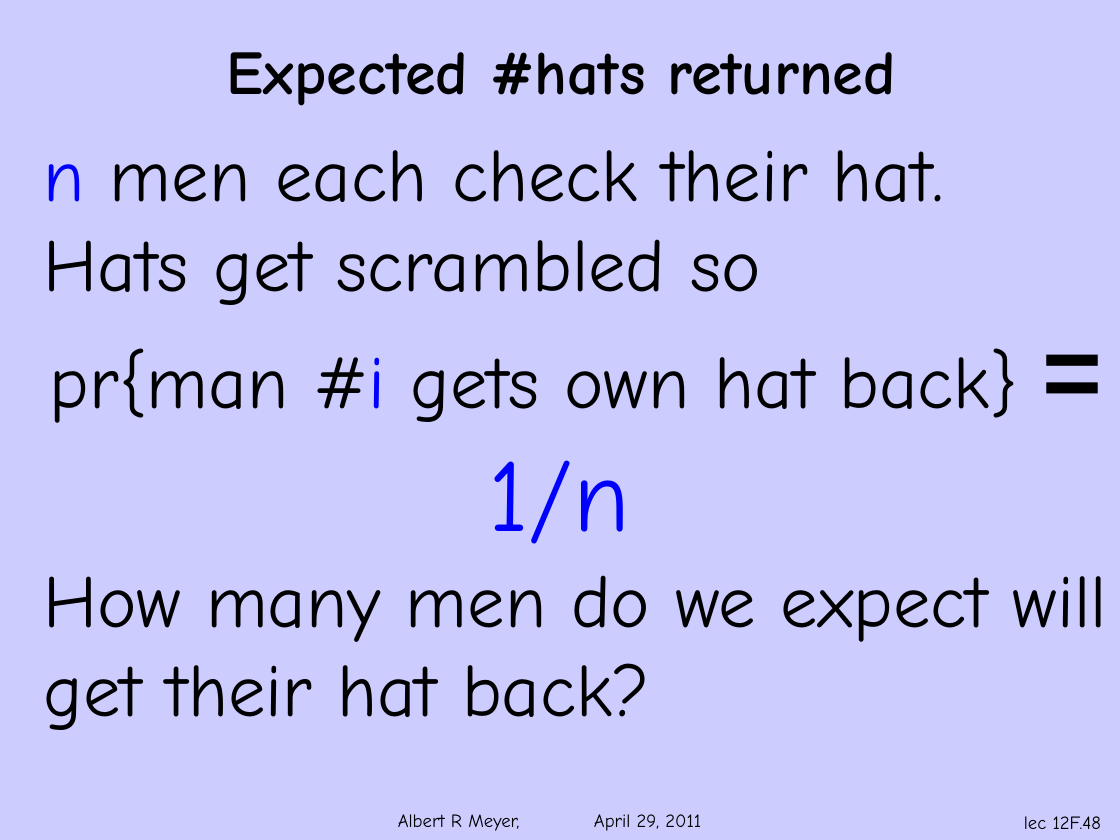
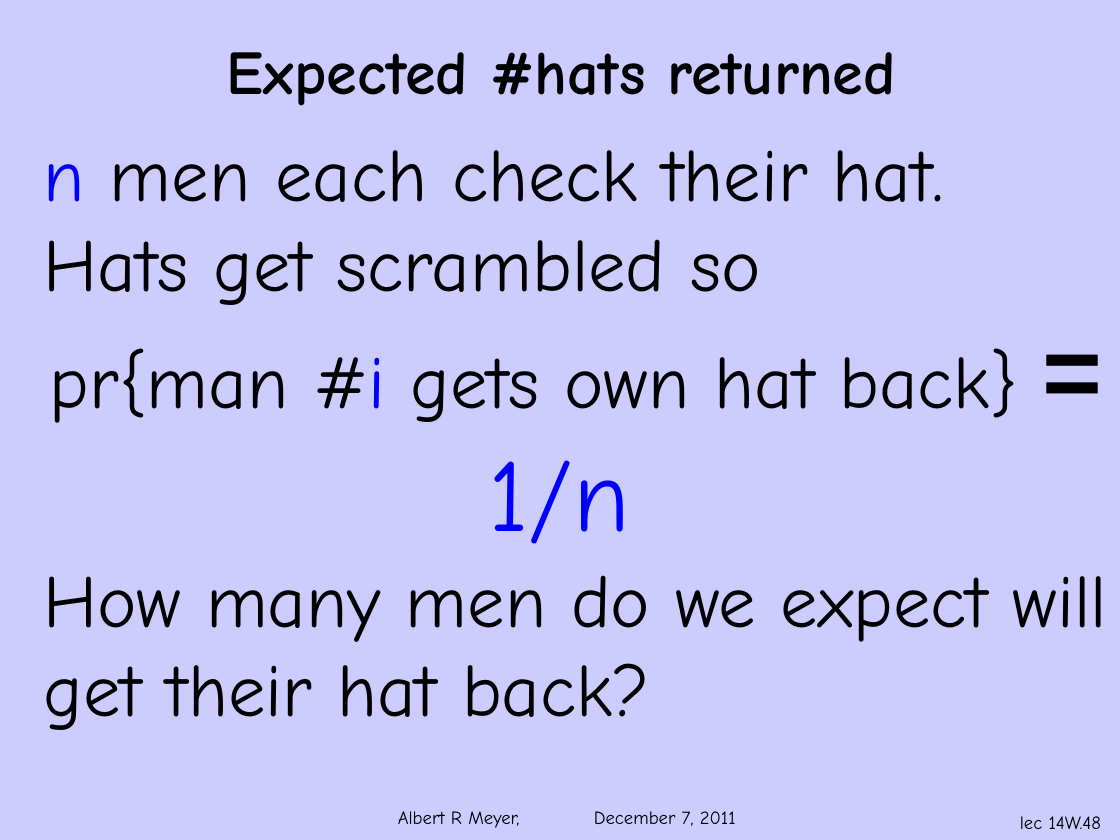
Before and after one commit to armeyer/mcs_web, a slide deck: slide 48 of fall11/slidesF11/slides14w.pptx. Drawn at 1120x840 pixels with LibreOffice and Linux fonts; fonts in the diff are those of the drawing; background and template pictures are left out. Boxes give left, top, right and bottom in pixels: in the first picture for what was removed or moved away, otherwise in the second. Text is boxed around its words. In the diff, an @@ line names an element or a change of style, - is before the commit and + after.

Commit message:
slides14m,w; typos in ruin recurrences; deviation section label

```diff
--- a/fall11/slidesF11/slides14w.pptx
+++ b/fall11/slidesF11/slides14w.pptx
@@ text at (x1=398, y1=811, x2=736, y2=828): text changed @@
-Albert R Meyer, April 29, 2011
+Albert R Meyer, December 7, 2011
@@ page number at (x1=1020, y1=816, x2=1101, y2=829): text changed @@
-lec 12F.48
+lec 14W.48
```
Also in this commit, not shown: 56 other slides changed, 4 other files.
